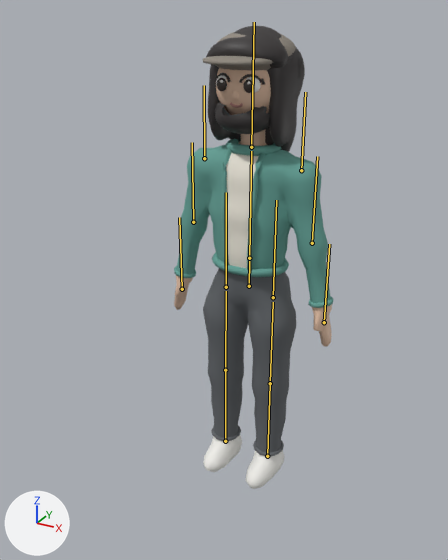
Two versions of the glTF model public/models/town/town-people.glb, one commit apart.
Before and after are seen from a 50 mm camera at (1.086, -2.203, 2.063) aimed at (0.006, -0.24, 1.082). The lights are fixed; the arrows at lower left show +X, +Y and +Z. The picture after the commit comes second. The bones that bend it are drawn over the model as lines.

The first picture shows 'Body', 'Fem_HairLong', 'Fem_Lashes', 'Fem_Ponytail', 'Hair', 'Masc_Beard', 'Masc_Cap'.
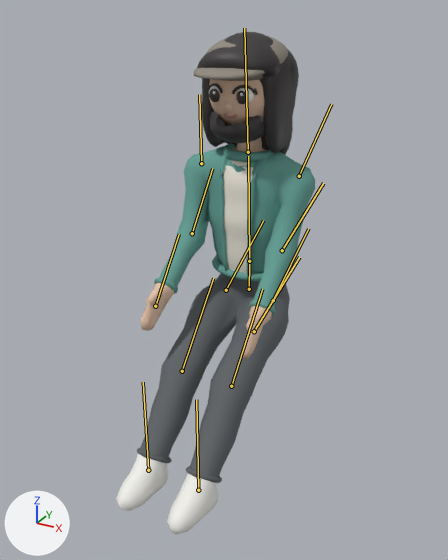
The newer file adds an action. The first version stands in its rest pose; the second is drawn at frame 25 of the action 'Sit'.

Changed parts and their boxes (x1, y1, x2, y2) in the pictures (448 x 560 px):
```json
{"object": "Body", "change": "posed", "before": [174, 68, 333, 489], "after": [116, 79, 315, 534], "on screen": "25% wider, 8% taller"}
{"object": "Fem_HairLong", "change": "posed", "before": [206, 46, 305, 152], "after": [197, 50, 299, 155]}
{"object": "Hair", "change": "posed", "before": [208, 26, 303, 78], "after": [199, 32, 297, 84]}
{"object": "Masc_Cap", "change": "posed", "before": [203, 32, 296, 71], "after": [193, 36, 288, 81]}
{"object": "Masc_Beard", "change": "posed", "before": [215, 103, 270, 134], "after": [209, 112, 265, 143]}
{"object": "Fem_Ponytail", "change": "posed", "before": [267, 51, 302, 79], "after": [261, 53, 297, 83], "on screen": "mostly hidden"}
{"object": "Fem_Lashes", "change": "posed", "before": [216, 75, 265, 85], "after": [208, 85, 258, 95]}
{"bone": "Hips", "before": "(249, 286) to (249, 260)", "after": "(249, 289) to (249, 263)"}
{"bone": "Thigh1", "before": "(273, 297) to (276, 200)", "after": "(273, 300) to (308, 228)"}
{"bone": "Knee1", "before": "(270, 383) to (273, 302)", "after": "(231, 386) to (262, 289)"}
{"bone": "Ankle1", "before": "(267, 456) to (270, 383)", "after": "(198, 490) to (196, 399)"}
{"bone": "Thigh-1", "before": "(226, 287) to (226, 192)", "after": "(226, 290) to (263, 220)"}
{"bone": "Knee-1", "before": "(225, 370) to (226, 291)", "after": "(182, 371) to (213, 278)"}
{"bone": "Ankle-1", "before": "(225, 441) to (225, 370)", "after": "(148, 470) to (143, 382)"}
{"bone": "Torso", "before": "(249, 258) to (251, 151)", "after": "(249, 261) to (248, 156)"}
{"bone": "Head", "before": "(251, 147) to (254, 22)", "after": "(248, 152) to (244, 28)"}
{"bone": "Shoulder1", "before": "(301, 170) to (305, 92)", "after": "(299, 176) to (331, 104)"}
{"bone": "Elbow1", "before": "(312, 243) to (317, 156)", "after": "(282, 250) to (323, 183)"}
{"bone": "Shoulder-1", "before": "(204, 158) to (204, 85)", "after": "(201, 163) to (199, 94)"}
{"bone": "Elbow-1", "before": "(193, 222) to (192, 142)", "after": "(192, 233) to (212, 168)"}
```

The change, as JSON lines over the scene's bpy script:
```json
{"block": "bone_hips", "where": "bone_hips = bpy.data.objects['Character'].pose.bones['Hips']"}
{"op": "set", "path": "bone_hips.location", "old": "(0.0, 0.0, 0.0)", "new": "(0.0, -0.015, 0.0)"}
{"block": "bone_thigh1", "where": "bone_thigh1 = bpy.data.objects['Character'].pose.bones['Thigh1']  # child of 'Hips'"}
{"op": "set", "path": "bone_thigh1.rotation_quaternion", "old": "(1.0, 0.0, 0.0, 0.0)", "new": "(0.865, -0.501, 0.0, 0.0)", "note": "degrees (0, 0, 0) -> degrees (-60, 0, 0)"}
{"block": "bone_knee1", "where": "bone_knee1 = bpy.data.objects['Character'].pose.bones['Knee1']  # child of 'Thigh1'"}
{"op": "set", "path": "bone_knee1.rotation_quaternion", "old": "(1.0, 0.0, 0.0, 0.0)", "new": "(0.985, 0.174, 0.0, 0.0)", "note": "degrees (0, 0, 0) -> degrees (20, 0, 0)"}
{"block": "bone_ankle1", "where": "bone_ankle1 = bpy.data.objects['Character'].pose.bones['Ankle1']  # child of 'Knee1'"}
{"op": "set", "path": "bone_ankle1.rotation_quaternion", "old": "(1.0, 0.0, 0.0, 0.0)", "new": "(0.939, 0.343, 0.0, 0.0)", "note": "degrees (0, 0, 0) -> degrees (40, 0, 0)"}
{"block": "bone_thigh_1", "where": "bone_thigh_1 = bpy.data.objects['Character'].pose.bones['Thigh-1']  # child of 'Hips'"}
{"op": "set", "path": "bone_thigh_1.rotation_quaternion", "old": "(1.0, 0.0, 0.0, 0.0)", "new": "(0.865, -0.501, 0.0, 0.0)", "note": "degrees (0, 0, 0) -> degrees (-60, 0, 0)"}
{"block": "bone_knee_1", "where": "bone_knee_1 = bpy.data.objects['Character'].pose.bones['Knee-1']  # child of 'Thigh-1'"}
{"op": "set", "path": "bone_knee_1.rotation_quaternion", "old": "(1.0, 0.0, 0.0, 0.0)", "new": "(0.985, 0.174, 0.0, 0.0)", "note": "degrees (0, 0, 0) -> degrees (20, 0, 0)"}
{"block": "bone_ankle_1", "where": "bone_ankle_1 = bpy.data.objects['Character'].pose.bones['Ankle-1']  # child of 'Knee-1'"}
{"op": "set", "path": "bone_ankle_1.rotation_quaternion", "old": "(1.0, 0.0, 0.0, 0.0)", "new": "(0.939, 0.343, 0.0, 0.0)", "note": "degrees (0, 0, 0) -> degrees (40, 0, 0)"}
{"block": "bone_torso", "where": "bone_torso = bpy.data.objects['Character'].pose.bones['Torso']  # child of 'Hips'"}
{"op": "set", "path": "bone_torso.rotation_quaternion", "old": "(1.0, 0.0, 0.0, 0.0)", "new": "(1.0, 0.031, 0.0, 0.0)", "note": "degrees (0, 0, 0) -> degrees (4, 0, 0)"}
{"block": "bone_head", "where": "bone_head = bpy.data.objects['Character'].pose.bones['Head']  # child of 'Torso'"}
{"op": "set", "path": "bone_head.rotation_quaternion", "old": "(1.0, 0.0, 0.0, 0.0)", "new": "(1.0, 0.021, 0.0, 0.0)", "note": "degrees (0, 0, 0) -> degrees (2, 0, 0)"}
{"block": "bone_shoulder1", "where": "bone_shoulder1 = bpy.data.objects['Character'].pose.bones['Shoulder1']  # child of 'Torso'"}
{"op": "set", "path": "bone_shoulder1.rotation_quaternion", "old": "(1.0, 0.0, 0.0, 0.0)", "new": "(0.965, -0.221, 0.031, -0.136)", "note": "degrees (0, 0, 0) -> degrees (-26, 0, -16)"}
{"block": "bone_elbow1", "where": "bone_elbow1 = bpy.data.objects['Character'].pose.bones['Elbow1']  # child of 'Shoulder1'"}
{"op": "set", "path": "bone_elbow1.rotation_quaternion", "old": "(1.0, 0.0, 0.0, 0.0)", "new": "(0.969, -0.247, 0.0, 0.0)", "note": "degrees (0, 0, 0) -> degrees (-29, 0, 0)"}
{"block": "bone_shoulder_1", "where": "bone_shoulder_1 = bpy.data.objects['Character'].pose.bones['Shoulder-1']  # child of 'Torso'"}
{"op": "set", "path": "bone_shoulder_1.rotation_quaternion", "old": "(1.0, 0.0, 0.0, 0.0)", "new": "(0.965, -0.221, -0.031, 0.136)", "note": "degrees (0, 0, 0) -> degrees (-26, 0, 16)"}
{"block": "bone_elbow_1", "where": "bone_elbow_1 = bpy.data.objects['Character'].pose.bones['Elbow-1']  # child of 'Shoulder-1'"}
{"op": "set", "path": "bone_elbow_1.rotation_quaternion", "old": "(1.0, 0.0, 0.0, 0.0)", "new": "(0.969, -0.247, 0.0, 0.0)", "note": "degrees (0, 0, 0) -> degrees (-29, 0, 0)"}
```
